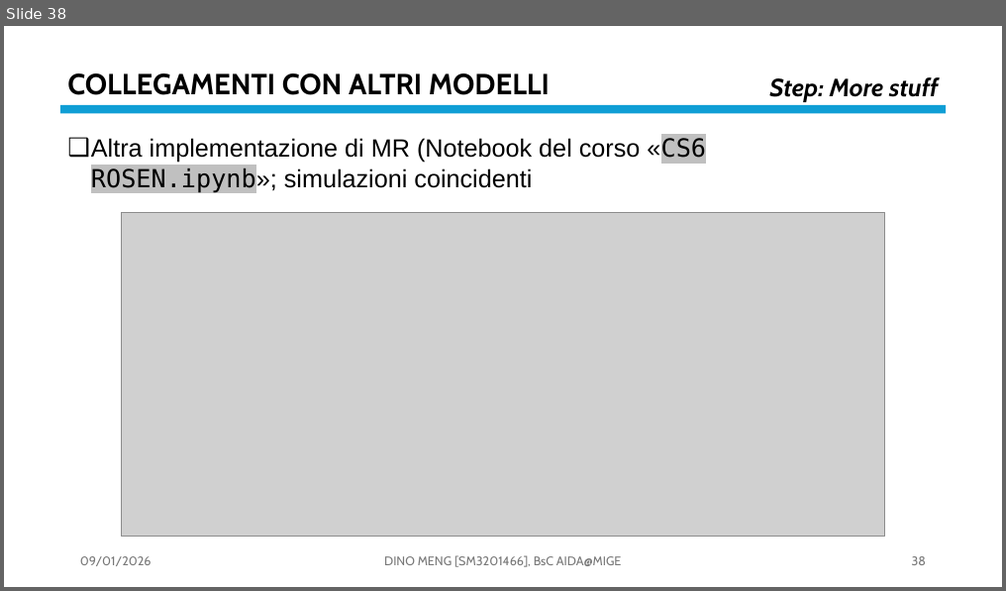
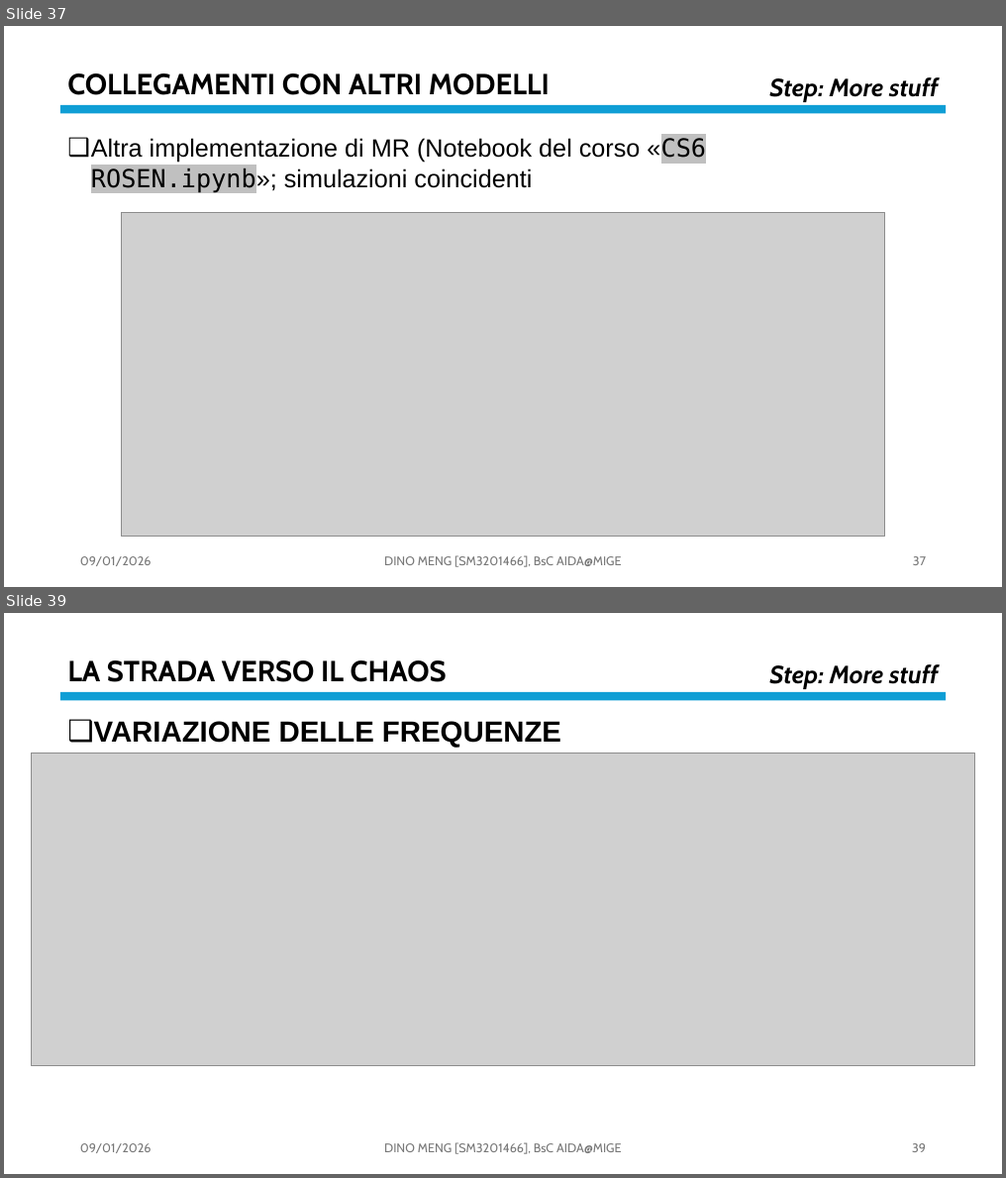
Before and after one commit to OdinMeng/AIDA-UNIVERSITY-NOTES-2025-2026, a slide deck: Complex Systems/project/PresentationPROJECTSM3201466.pptx. Shown one above the other, each under a label of ours: slide 38 before the commit, slides 37 and 39 after it; the slides between them are not shown. The pictures are 1006x591 and 1006x1178 pixels, drawn with LibreOffice and Linux fonts; fonts in the diff are those of the drawing; grey boxes stand for pictures. Boxes give left, top, right and bottom in pixels: in the first picture for what was removed or moved away, otherwise in the second. Text is boxed around its words. In the diff, an @@ line names an element or a change of style, - is before the commit and + after.

Commit message:
MORE  CHAOSSSSS

```diff
--- a/Complex Systems/project/PresentationPROJECTSM3201466.pptx
+++ b/Complex Systems/project/PresentationPROJECTSM3201466.pptx
@@ slide 39 added at bbox=[4, 613, 1002, 1174], background #FFFFFF @@
@@ text added at bbox=[67, 661, 447, 682], 28 pt, text #000000, bold @@
+LA STRADA VERSO IL CHAOS
@@ text added at bbox=[769, 664, 939, 689], 24 pt, text #000000, bold, italic @@
+Step: More stuff
@@ rectangle added at bbox=[60, 692, 945, 700], fill #0F9ED5 @@
@@ text added at bbox=[94, 721, 561, 748], 28 pt, text #000000, bold @@
+❑ VARIAZIONE DELLE FREQUENZE
@@ picture added at bbox=[31, 753, 975, 1065] @@
@@ text added at bbox=[80, 1144, 152, 1154], 12 pt, text #797979 @@
+09/01/2026
@@ text added at bbox=[384, 1143, 622, 1155], 12 pt, text #797979 @@
+DINO MENG [SM3201466], BsC AIDA@MIGE
@@ page number added at bbox=[912, 1144, 926, 1153], 12 pt, text #797979 @@
+39
@@ what was slide 38 is now slide 37 @@
@@ page number at bbox=[913, 557, 926, 566]: text changed @@
-38
+37
```
Also in this commit, not shown: 6 slides changed, 4 other files.
